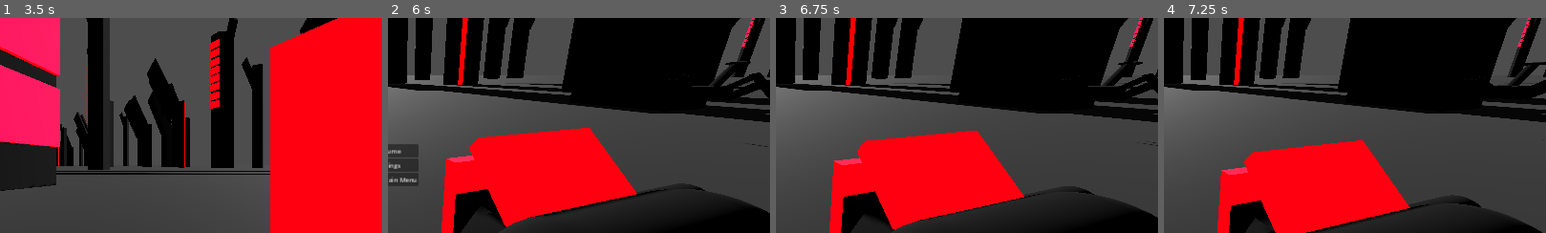
Above: before the commit, frames 1-4 (left to right).
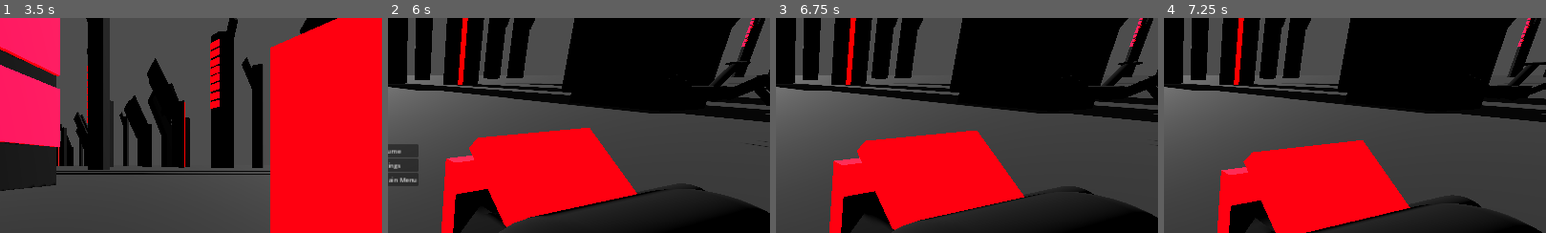
Above: after the commit, the same moments.

Repository: n3xusgamedev/n3xus-godot-game
Game: Godot game, scene res://main_menu.tscn
Same seed, same stepped clock (60 frames per second), same inputs: the game is played once before the commit and once after it.
Inputs (mouse positions are % of the whole screen's width and height, from its top left):
- Up to frame 1 (3.5 s): tap Enter (ui_accept) at 0.5, 1.25 s; move the mouse to (55, 50) at 0.52 s; hold W (move_forward) from 0.53 s (still down); tap P every 0.75 s from 0.6 to 2.85 s; tap Space (jump) at 0.77, 1.52, 3.02 s; move the mouse to (45, 50) at 1.27 s; move the mouse to (52, 48) at 2.02 s; move the mouse to (49, 52) at 2.77 s
- Up to frame 2 (6 s): move the mouse to (57, 51) at 3.52 s; tap P at 3.6, 5.1, 5.85 s; tap Space (jump) at 3.77, 5.27 s; release W (move_forward) at 4.25 s; click "Resume" at 4.25 s; move the mouse to (42, 49) at 5.02 s; hold W (move_forward) from 5.03 s (still down); move the mouse to (51, 50) at 5.77 s
- Up to frame 3 (6.75 s): tap Enter (ui_accept) at 6.5 s; move the mouse to (35, 25) at 6.52 s; release W (move_forward) at 6.53 s; hold D (move_right) from 6.53 s (still down); tap P at 6.6 s
- Up to frame 4 (7.25 s): keep holding D (move_right); tap Space (jump) at 6.77 s
The pictures show only the part of the screen within x 50-100%, y 16-66%; the shares and areas given below are measured in that part.

Frame 1 is identical in both runs. In frame 2, 0.4% of the frame differs, in the area x 88-100%, y 25-58%; in frame 3, 0.3%; in frame 4, 0.1%.

Commit message:
Updated new enemy walk animation

Diff:
--- a/enemy_1.gd
+++ b/enemy_1.gd
@@ -42,7 +42,7 @@
 
 	# Play walking animation if moving
 	if velocity.length() > 0:
-		animation_player.play("Walk")
+		animation_player.play("Walk2")
 	else:
 		animation_player.stop()
 
--- a/enemy_1.tscn
+++ b/enemy_1.tscn
@@ -49,6 +49,51 @@
 
 [sub_resource type="BoxShape3D" id="BoxShape3D_yoiyl"]
 size = Vector3(0.642334, 0.248962, 0.664551)
+
+[sub_resource type="Animation" id="Animation_bmp8e"]
+length = 4.0
+tracks/0/type = "position_3d"
+tracks/0/imported = false
+tracks/0/enabled = true
+tracks/0/path = NodePath("MeshInstance3D/Leg 1")
+tracks/0/interp = 1
+tracks/0/loop_wrap = true
+tracks/0/keys = PackedFloat32Array(0, 1, 0, 0, 0, 1.03333, 1, 0, 0.473622, 0, 1.96667, 1, 0, -0.0572609, 0)
+tracks/1/type = "position_3d"
+tracks/1/imported = false
+tracks/1/enabled = true
+tracks/1/path = NodePath("MeshInstance3D/Leg 2")
+tracks/1/interp = 1
+tracks/1/loop_wrap = true
+tracks/1/keys = PackedFloat32Array(1.96667, 1, 0.839012, 0.164644, -0.383986, 3, 1, 0.839012, 0.713705, -0.383986, 4, 1, 0.839012, 0.228383, -0.383986)
+tracks/2/type = "position_3d"
+tracks/2/imported = false
+tracks/2/enabled = true
+tracks/2/path = NodePath("MeshInstance3D/Leg 3")
+tracks/2/interp = 1
+tracks/2/loop_wrap = true
+tracks/2/keys = PackedFloat32Array(1, 1, 0, 0, 0, 1.96667, 1, 0, 0.423592, 0, 3, 1, 0, 0.0397425, 0)
+tracks/3/type = "position_3d"
+tracks/3/imported = false
+tracks/3/enabled = true
+tracks/3/path = NodePath("MeshInstance3D/Leg 4")
+tracks/3/interp = 1
+tracks/3/loop_wrap = true
+tracks/3/keys = PackedFloat32Array(1, 1, 0, 0, 0, 1.96667, 1, 0, 0.423592, 0, 3, 1, 0, 0.0397425, 0)
+tracks/4/type = "position_3d"
+tracks/4/imported = false
+tracks/4/enabled = true
+tracks/4/path = NodePath("MeshInstance3D/Leg 5")
+tracks/4/interp = 1
+tracks/4/loop_wrap = true
+tracks/4/keys = PackedFloat32Array(1.96667, 1, 0, 0, 0, 3, 1, 0, 0.549061, 0, 4, 1, 0, 0.0175283, 0)
+tracks/5/type = "position_3d"
+tracks/5/imported = false
+tracks/5/enabled = true
+tracks/5/path = NodePath("MeshInstance3D/Leg 6")
+tracks/5/interp = 1
+tracks/5/loop_wrap = true
+tracks/5/keys = PackedFloat32Array(0.0333333, 1, 0, 0.429604, 0, 1, 1, 0, 0.903226, 0, 1.96667, 1, 0, 0.372343, 0)
 
 [sub_resource type="Animation" id="Animation_ntslr"]
 resource_name = "Walk"
@@ -82,34 +127,57 @@
 tracks/3/loop_wrap = true
 tracks/3/keys = PackedFloat32Array()
 
-[sub_resource type="Animation" id="Animation_bmp8e"]
-length = 0.001
+[sub_resource type="Animation" id="Animation_1vnrx"]
+resource_name = "Walk2"
+length = 4.0
 tracks/0/type = "position_3d"
 tracks/0/imported = false
 tracks/0/enabled = true
 tracks/0/path = NodePath("MeshInstance3D/Leg 1")
 tracks/0/interp = 1
 tracks/0/loop_wrap = true
-tracks/0/keys = PackedFloat32Array(0, 1, 0, 0, 0)
+tracks/0/keys = PackedFloat32Array(0, 1, 0, 0, 0, 1.03333, 1, 0, 0.473622, 0, 1.96667, 1, 0, -0.0572609, 0)
 tracks/1/type = "position_3d"
 tracks/1/imported = false
 tracks/1/enabled = true
-tracks/1/path = NodePath("MeshInstance3D/Leg 6")
+tracks/1/path = NodePath("MeshInstance3D/Leg 2")
 tracks/1/interp = 1
 tracks/1/loop_wrap = true
-tracks/1/keys = PackedFloat32Array(0, 1, 0, 0, 0)
+tracks/1/keys = PackedFloat32Array(1.96667, 1, 0.839012, 0.164644, -0.383986, 3, 1, 0.839012, 0.713705, -0.383986, 4, 1, 0.839012, 0.228383, -0.383986)
 tracks/2/type = "position_3d"
 tracks/2/imported = false
 tracks/2/enabled = true
-tracks/2/path = NodePath("MeshInstance3D/Leg 2")
+tracks/2/path = NodePath("MeshInstance3D/Leg 3")
 tracks/2/interp = 1
 tracks/2/loop_wrap = true
-tracks/2/keys = PackedFloat32Array(0, 1, 0.839012, 0.164644, -0.383986)
+tracks/2/keys = PackedFloat32Array(1, 1, 0, 0, 0, 1.96667, 1, 0, 0.423592, 0, 3, 1, 0, 0.0397425, 0)
+tracks/3/type = "position_3d"
+tracks/3/imported = false
+tracks/3/enabled = true
+tracks/3/path = NodePath("MeshInstance3D/Leg 4")
+tracks/3/interp = 1
+tracks/3/loop_wrap = true
+tracks/3/keys = PackedFloat32Array(1, 1, 0, 0, 0, 1.96667, 1, 0, 0.423592, 0, 3, 1, 0, 0.0397425, 0)
+tracks/4/type = "position_3d"
+tracks/4/imported = false
+tracks/4/enabled = true
+tracks/4/path = NodePath("MeshInstance3D/Leg 5")
+tracks/4/interp = 1
+tracks/4/loop_wrap = true
+tracks/4/keys = PackedFloat32Array(1.96667, 1, 0, 0, 0, 3, 1, 0, 0.549061, 0, 4, 1, 0, 0.0175283, 0)
+tracks/5/type = "position_3d"
+tracks/5/imported = false
+tracks/5/enabled = true
+tracks/5/path = NodePath("MeshInstance3D/Leg 6")
+tracks/5/interp = 1
+tracks/5/loop_wrap = true
+tracks/5/keys = PackedFloat32Array(0.0333333, 1, 0, 0.429604, 0, 1, 1, 0, 0.903226, 0, 1.96667, 1, 0, 0.372343, 0)
 
 [sub_resource type="AnimationLibrary" id="AnimationLibrary_4dey7"]
 _data = {
 "RESET": SubResource("Animation_bmp8e"),
-"Walk": SubResource("Animation_ntslr")
+"Walk": SubResource("Animation_ntslr"),
+"Walk2": SubResource("Animation_1vnrx")
 }
 
 [node name="enemy_1" type="CharacterBody3D"]
@@ -134,7 +202,7 @@
 skeleton = NodePath("../..")
 
 [node name="Leg 6" type="Node3D" parent="MeshInstance3D"]
-transform = Transform3D(1, 0, 0, 0, 1, 0, 0, 0, 1, 0, 0, 0)
+transform = Transform3D(1, 0, 1.42109e-14, 0, 1, 0, 0, 0, 1, 0, 0.429604, 0)
 
 [node name="MeshInstance3D9" type="MeshInstance3D" parent="MeshInstance3D/Leg 6"]
 transform = Transform3D(1.08051, -0.22283, -5.04677e-09, -1.44198, -0.166971, 0, -9.4461e-08, 1.94804e-08, -0.0577283, -0.956084, -0.221356, -0.386858)
@@ -145,22 +213,6 @@
 transform = Transform3D(0.789077, 0.250328, -5.04677e-09, 1.61993, -0.121936, 0, -6.89832e-08, -2.18844e-08, -0.0577283, -1.79002, -0.19132, -0.386858)
 mesh = SubResource("BoxMesh_5c06j")
 skeleton = NodePath("../..")
-
-[node name="MeshInstance3D3" type="MeshInstance3D" parent="MeshInstance3D"]
-transform = Transform3D(-1.08051, 0.22283, 0, -1.44198, -0.166971, 0, 0, 0, 0.0577283, 0.839012, 0.164644, -0.383986)
-mesh = SubResource("BoxMesh_5c06j")
-
-[node name="MeshInstance3D4" type="MeshInstance3D" parent="MeshInstance3D"]
-transform = Transform3D(-0.789076, -0.250328, 0, 1.61993, -0.121936, 0, 0, 0, 0.0577283, 1.67294, 0.19468, -0.383986)
-mesh = SubResource("BoxMesh_5c06j")
-
-[node name="MeshInstance3D5" type="MeshInstance3D" parent="MeshInstance3D"]
-transform = Transform3D(-1.08051, 0.22283, 0, -1.44198, -0.166971, 0, 0, 0, 0.0577283, 0.839012, 0.164644, -0.00400849)
-mesh = SubResource("BoxMesh_5c06j")
-
-[node name="MeshInstance3D6" type="MeshInstance3D" parent="MeshInstance3D"]
-transform = Transform3D(-0.789076, -0.250328, 0, 1.61993, -0.121936, 0, 0, 0, 0.0577283, 1.67294, 0.19468, -0.00400849)
-mesh = SubResource("BoxMesh_5c06j")
 
 [node name="MeshInstance3D13" type="MeshInstance3D" parent="MeshInstance3D"]
 transform = Transform3D(0.370292, 0, 0, 0, 0.908428, -0.103601, 0, 0.418041, 0.225132, 0, 1.35367, 0.643982)
@@ -171,7 +223,7 @@
 mesh = SubResource("CylinderMesh_d76ov")
 
 [node name="Leg 2" type="Node3D" parent="MeshInstance3D"]
-transform = Transform3D(-1.08051, 0.22283, 0, -1.44198, -0.166971, 0, 0, 0, 0.0577283, 0.839012, 0.164644, -0.383986)
+transform = Transform3D(-1.08051, 0.22283, -8.88178e-16, -1.44198, -0.166971, 0, 1.42109e-14, 1.77636e-15, 0.0577283, 0.839012, 0.164644, -0.383986)
 
 [node name="MeshInstance3D7" type="MeshInstance3D" parent="MeshInstance3D/Leg 2"]
 transform = Transform3D(0.280833, 0.148311, 1.67952e-09, 6.2108, -0.280833, -1.45045e-08, -1.6363e-06, 3.3745e-07, -1, 0.597391, -5.15913, 13.9725)
@@ -183,7 +235,21 @@
 mesh = SubResource("BoxMesh_5c06j")
 skeleton = NodePath("../..")
 
+[node name="Leg 3" type="Node3D" parent="MeshInstance3D"]
+transform = Transform3D(1, 0, 0, 0, 1, 0, 0, 0, 1, 0, 0, 0)
+
+[node name="MeshInstance3D5" type="MeshInstance3D" parent="MeshInstance3D/Leg 3"]
+transform = Transform3D(-1.08051, 0.22283, 0, -1.44198, -0.166971, 0, 7.10543e-15, 8.88178e-16, 0.0577283, 0.839012, 0.164644, -0.00400849)
+mesh = SubResource("BoxMesh_5c06j")
+skeleton = NodePath("../..")
+
+[node name="MeshInstance3D6" type="MeshInstance3D" parent="MeshInstance3D/Leg 3"]
+transform = Transform3D(-0.789076, -0.250328, 0, 1.61993, -0.121936, 0, 0, -8.88178e-16, 0.0577283, 1.67294, 0.19468, -0.00400849)
+mesh = SubResource("BoxMesh_5c06j")
+skeleton = NodePath("../..")
+
 [node name="Leg 4" type="Node3D" parent="MeshInstance3D"]
+transform = Transform3D(1, 0, 0, 0, 1, 0, 0, 0, 1, 0, 0, 0)
 
 [node name="MeshInstance3D11" type="MeshInstance3D" parent="MeshInstance3D/Leg 4"]
 transform = Transform3D(1.08051, -0.22283, -5.04677e-09, -1.44198, -0.166971, 0, -9.4461e-08, 1.94804e-08, -0.0577283, -0.956084, 0.164644, -0.000133486)
@@ -192,6 +258,19 @@
 
 [node name="MeshInstance3D12" type="MeshInstance3D" parent="MeshInstance3D/Leg 4"]
 transform = Transform3D(0.789077, 0.250328, -5.04677e-09, 1.61993, -0.121936, 0, -6.89832e-08, -2.18844e-08, -0.0577283, -1.79002, 0.19468, -0.000133408)
+mesh = SubResource("BoxMesh_5c06j")
+skeleton = NodePath("../..")
+
+[node name="Leg 5" type="Node3D" parent="MeshInstance3D"]
+transform = Transform3D(1, 0, 0, 0, 1, 0, 0, 0, 1, 0, 0, 0)
+
+[node name="MeshInstance3D3" type="MeshInstance3D" parent="MeshInstance3D/Leg 5"]
+transform = Transform3D(-1.08051, 0.22283, 0, -1.44198, -0.166971, 0, 7.10543e-15, 8.88178e-16, 0.0577283, 0.839012, 0.164644, -0.383986)
+mesh = SubResource("BoxMesh_5c06j")
+skeleton = NodePath("../..")
+
+[node name="MeshInstance3D4" type="MeshInstance3D" parent="MeshInstance3D/Leg 5"]
+transform = Transform3D(-0.789076, -0.250328, 0, 1.61993, -0.121936, 0, 0, -8.88178e-16, 0.0577283, 1.67294, 0.19468, -0.383986)
 mesh = SubResource("BoxMesh_5c06j")
 skeleton = NodePath("../..")
 
Not shown: 1 places in enemy_1.tscn that only renumber resources
Not shown: 1 places in world.tscn that only renumber resources
